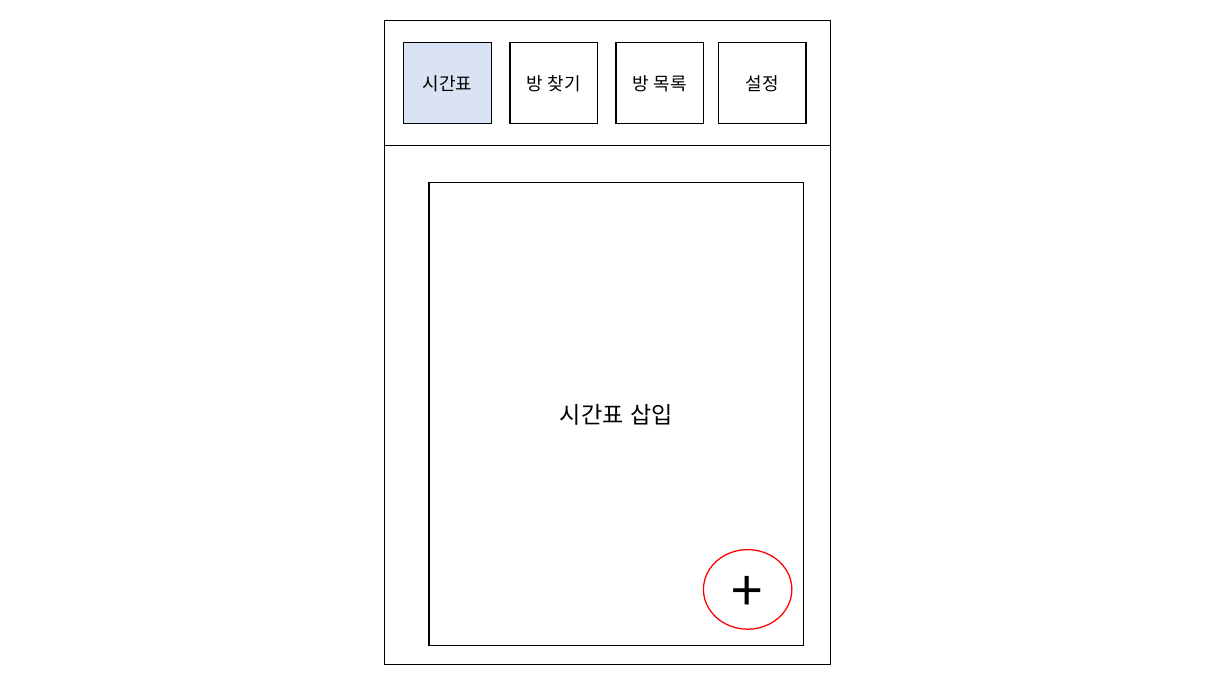
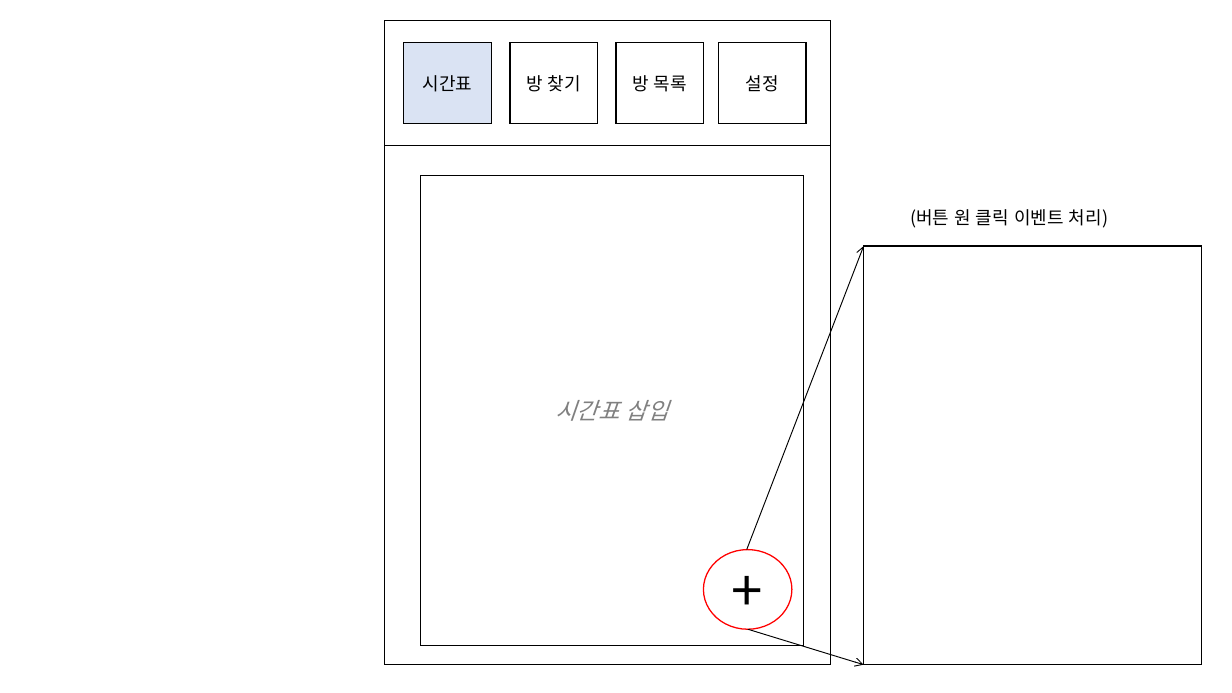
Before and after one commit to BlueAmaranth/PKC, a slide deck: slide 3 of UI PPT/UI 수정본 (신정길).pptx. Drawn at 1232x693 pixels with LibreOffice and Linux fonts; fonts in the diff are those of the drawing. Boxes give left, top, right and bottom in pixels: in the first picture for what was removed or moved away, otherwise in the second. Text is boxed around its words. In the diff, an @@ line names an element or a change of style, - is before the commit and + after.

Commit message:
수정

```diff
--- a/UI PPT/UI 수정본 (신정길).pptx
+++ b/UI PPT/UI 수정본 (신정길).pptx
@@ rectangle "시간표 삽입": place and size @@
-rectangle "시간표 삽입" at (429,183,803,646)
+rectangle "시간표 삽입" at (421,176,804,645)
@@ rectangle "시간표 삽입" at (421,176,804,645): text colour #000000 to #808080, italic on @@
@@ text added at (910,209,1108,228), 14 pt, text #000000 @@
+(버튼 원 클릭 이벤트 처리)
@@ arrow added from (747, 550) to (864, 246), #000000 0.75 pt @@
@@ rectangle added at (864,246,1202,665), fill #FFFFFF, outline #000000 1 pt @@
@@ arrow added from (748, 629) to (864, 665), #000000 0.75 pt @@
```
